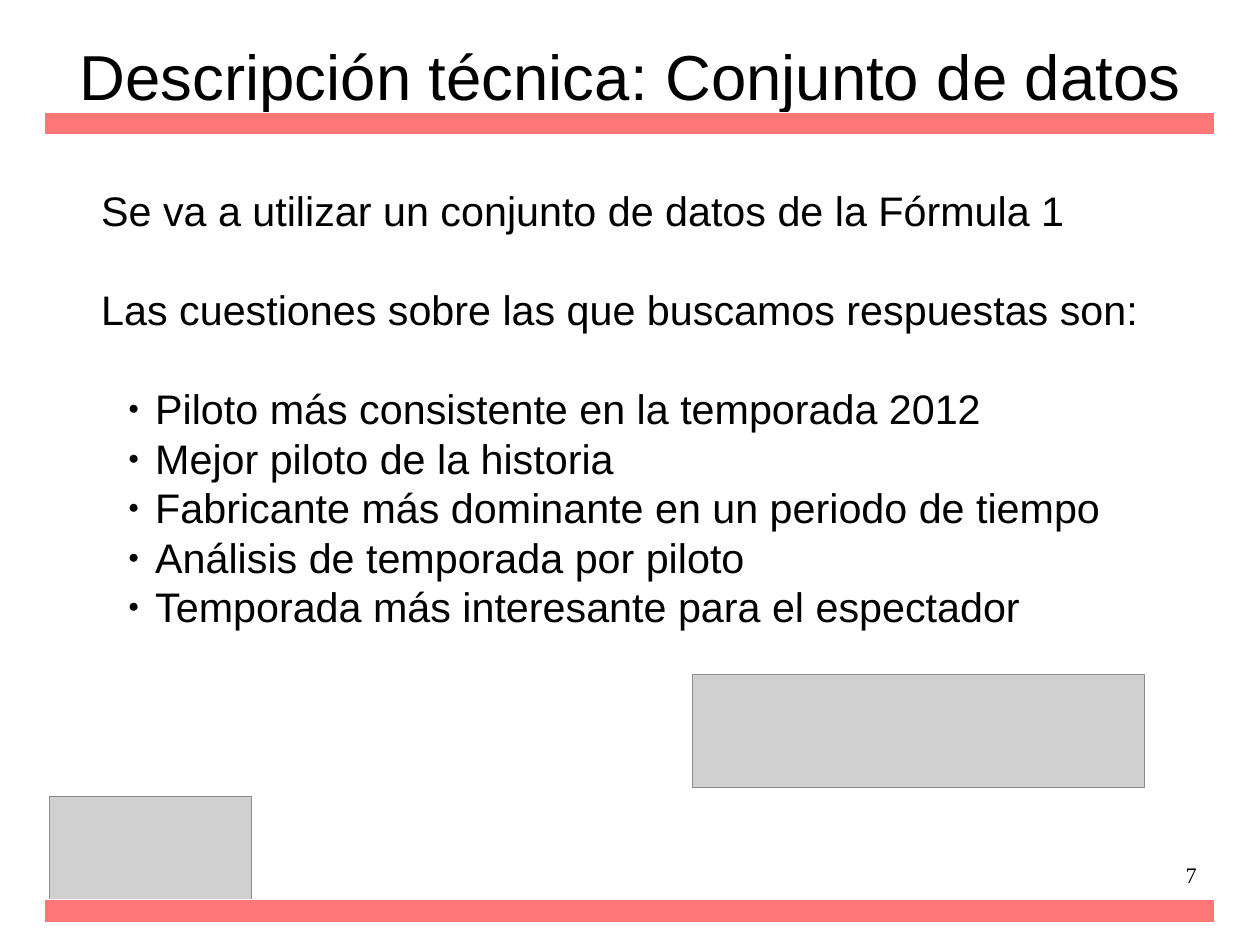
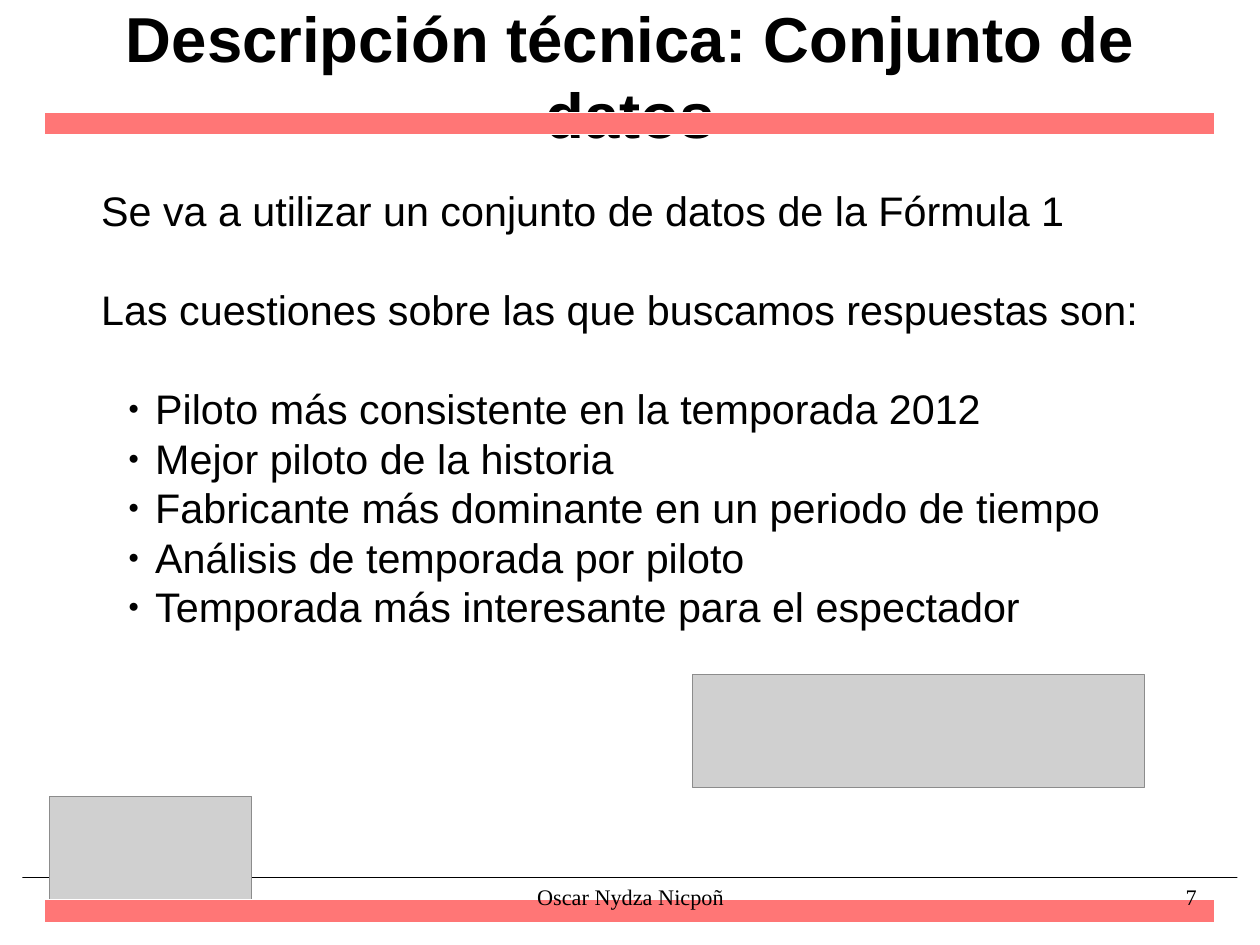
Before and after one commit to nipsn/Spark-TFG, a slide deck: slide 7 of presentacion/diapos.odp. Drawn at 1260x945 pixels with LibreOffice and Linux fonts; fonts in the diff are those of the drawing; grey boxes stand for pictures; background and template pictures are left out. Boxes give left, top, right and bottom in pixels: in the first picture for what was removed or moved away, otherwise in the second. Text is boxed around its words. In the diff, an @@ line names an element or a change of style, - is before the commit and + after.

```diff
--- a/presentacion/diapos.odp
+++ b/presentacion/diapos.odp
@@ title "Descripción técnica: Conjunto de datos": place and size @@
-title "Descripción técnica: Conjunto de datos" at bbox=[80, 53, 1180, 112]
+title "Descripción técnica: Conjunto de datos" at bbox=[126, 15, 1134, 139]
@@ title "Descripción técnica: Conjunto de datos" at bbox=[126, 15, 1134, 139]: bold on @@
@@ line added from (23, 878) to (1238, 878), #000000 0.51 pt @@
@@ text added at bbox=[537, 888, 723, 910], 14 pt, text #000000 @@
+Oscar Nydza Nicpoñ
@@ page number: place and size @@
-page number at bbox=[1186, 868, 1197, 883]
+page number at bbox=[1186, 888, 1197, 905]
```
Also in this commit, not shown: 17 other slides changed, 2 slides added, 13 other files.
